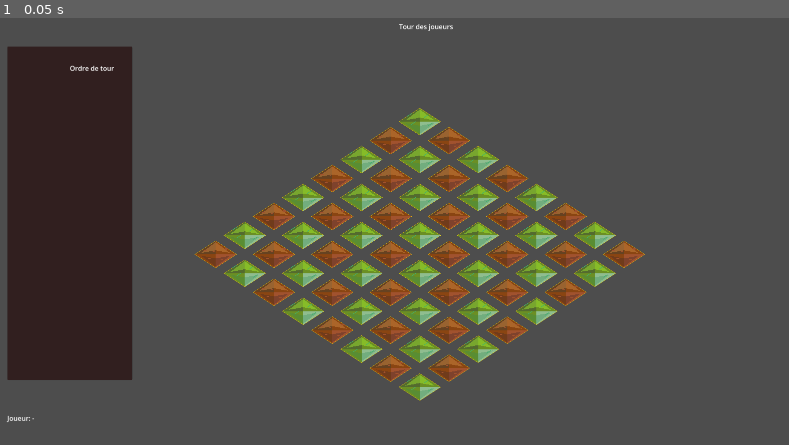
Above: before the commit, frame 1.
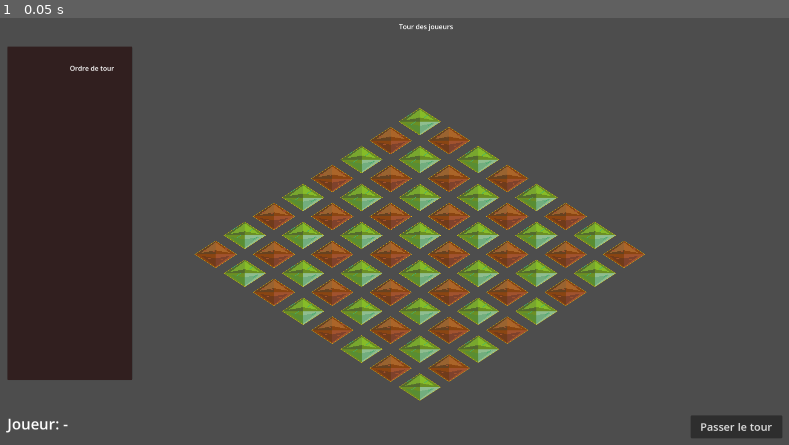
Above: after the commit, the same moment.

Repository: CharlieG42/Zimut
Game: Godot game, scene res://scenes/Main.tscn
The game is run twice, just before and just after one commit, with the same random seed, the same clock (stepped at 60 frames per second) and the same inputs.
Inputs:
- Up to frame 1 (0.05 s): no input

The runs differ from the first frame. In frame 1, 0.7% of the frame differs, in the area x 0-100%, y 93-99%.
Error before the commit: Parse Error: Cannot find member "ALIGN_LEFT" in base "Control". (res://scripts/UIManager.gd:59)
Error after the commit: Invalid access of index '0' on a base object of type: 'Array'. (res://scripts/GridManager.gd:163)

Commit message:
Fix ALIGN_LEFT constant error by removing alignment setting
- Removed Control.ALIGN_LEFT which doesn't exist in Godot 4.x
- Label defaults to left alignment anyway
- Data source label will still display correctly at top-left

Co-authored-by: CharlieG42 <CharlieG42@users.noreply.github.com>

Diff:
--- a/prototype/Godot_iso/scripts/UIManager.gd
+++ b/prototype/Godot_iso/scripts/UIManager.gd
@@ -56,7 +56,7 @@
 		db_settings.font_size = 24
 		db_settings.font_color = Color(1, 0.5, 0)  # Orange pour visibilité
 		data_source_label.label_settings = db_settings
-		data_source_label.horizontal_alignment = Control.ALIGN_LEFT
+		# data_source_label.horizontal_alignment = 0  # ALIGN_LEFT (par défaut)
 		data_source_label.visible = true
 		add_child(data_source_label)
 
